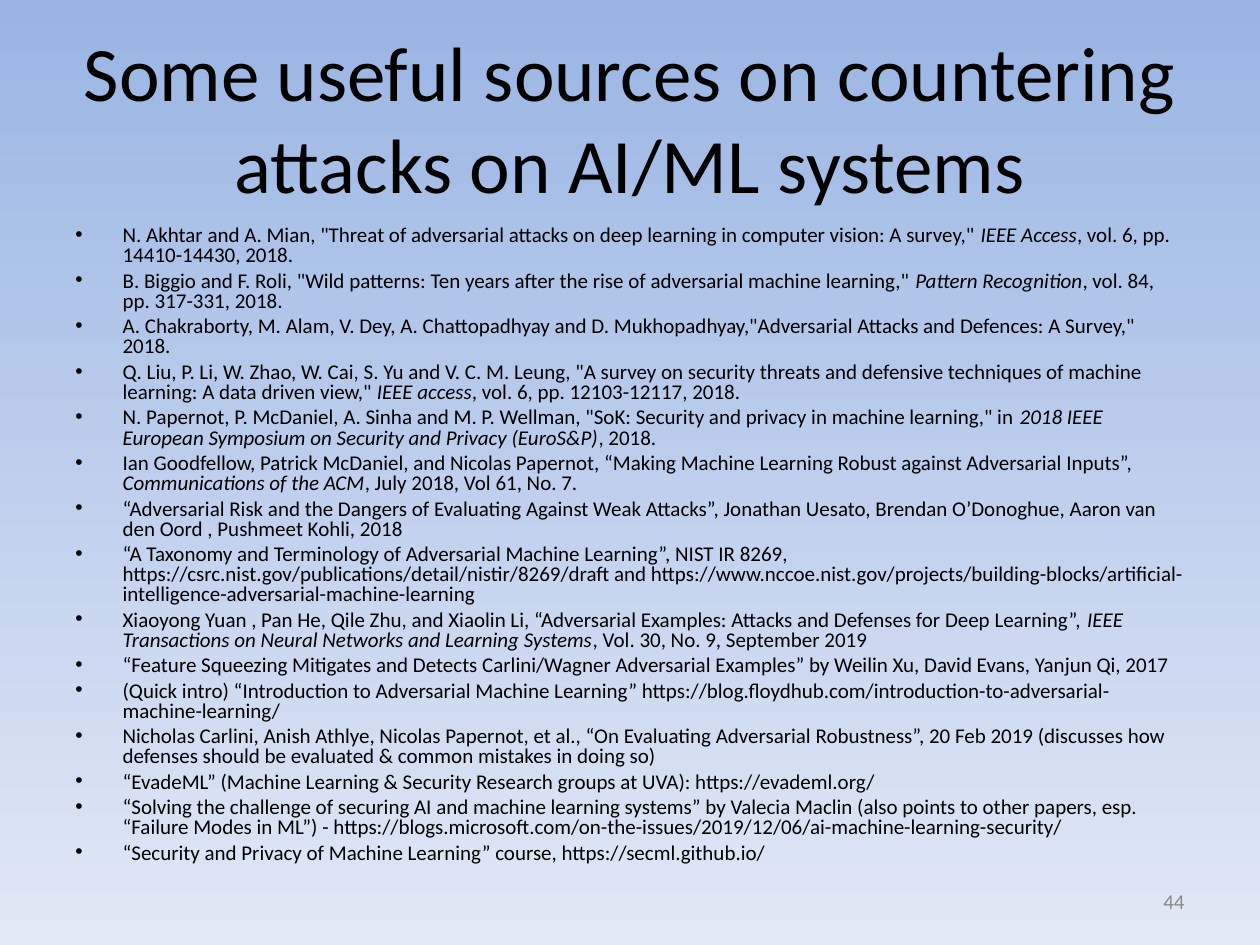
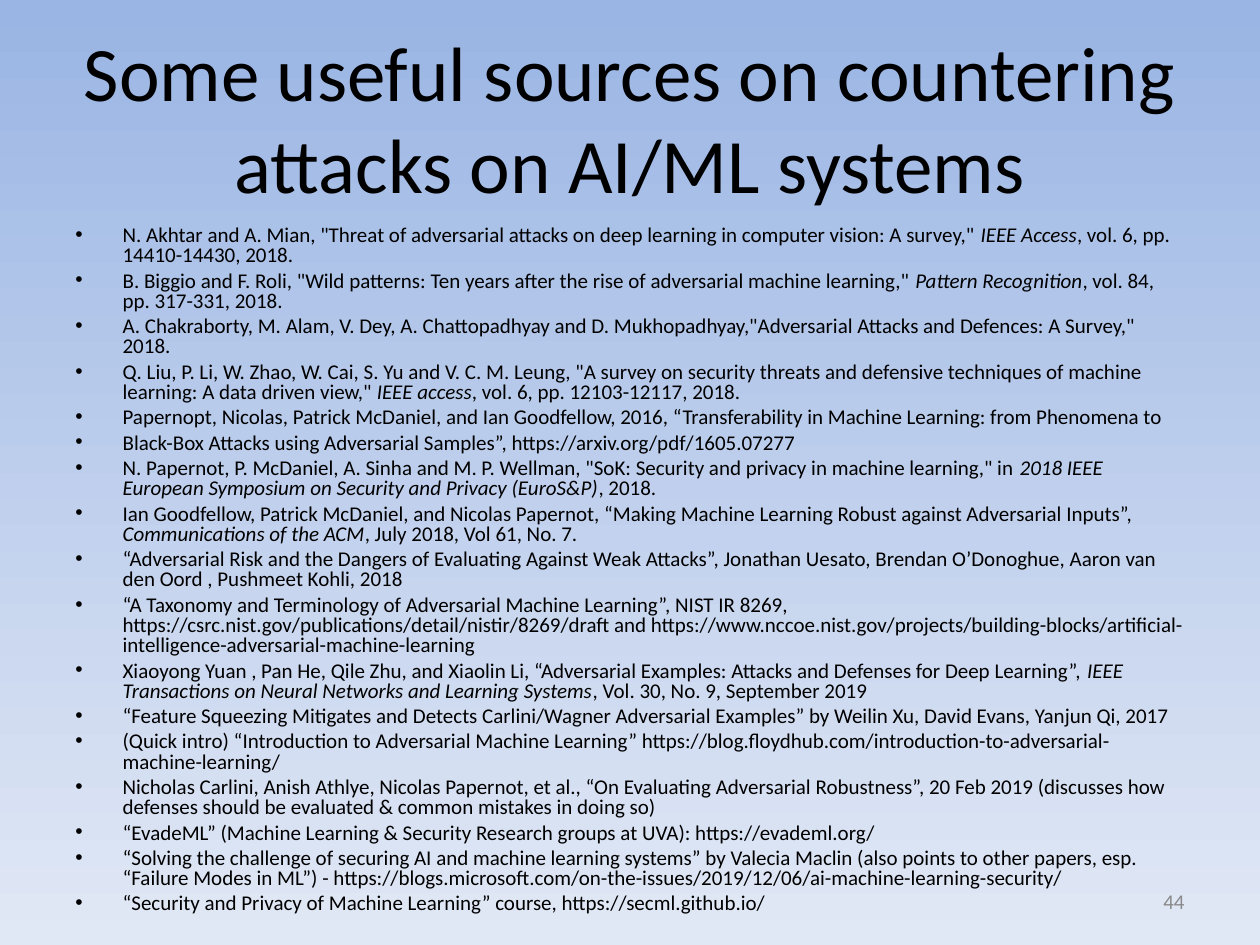
Before and after one commit to david-a-wheeler/david-a-wheeler.github.io, a slide deck: slide 44 of secure-class/presentations/AI-ML-Security.ppt. Drawn at 1260x945 pixels with LibreOffice and Linux fonts; fonts in the diff are those of the drawing. Boxes give left, top, right and bottom in pixels: in the first picture for what was removed or moved away, otherwise in the second. Text is boxed around its words. In the diff, an @@ line names an element or a change of style, - is before the commit and + after.

```diff
--- a/secure-class/presentations/AI-ML-Security.ppt
+++ b/secure-class/presentations/AI-ML-Security.ppt
@@ text at box(123, 409, 1161, 454): paragraphs added @@
+• Papernopt, Nicolas, Patrick McDaniel, and Ian Goodfellow, 2016, “Transferability in Machine Learning: from Phenomena to
+• Black-Box Attacks using Adversarial Samples”, https://arxiv.org/pdf/1605.07277
```
Also in this commit, not shown: 2 other slides changed, 2 other files.
